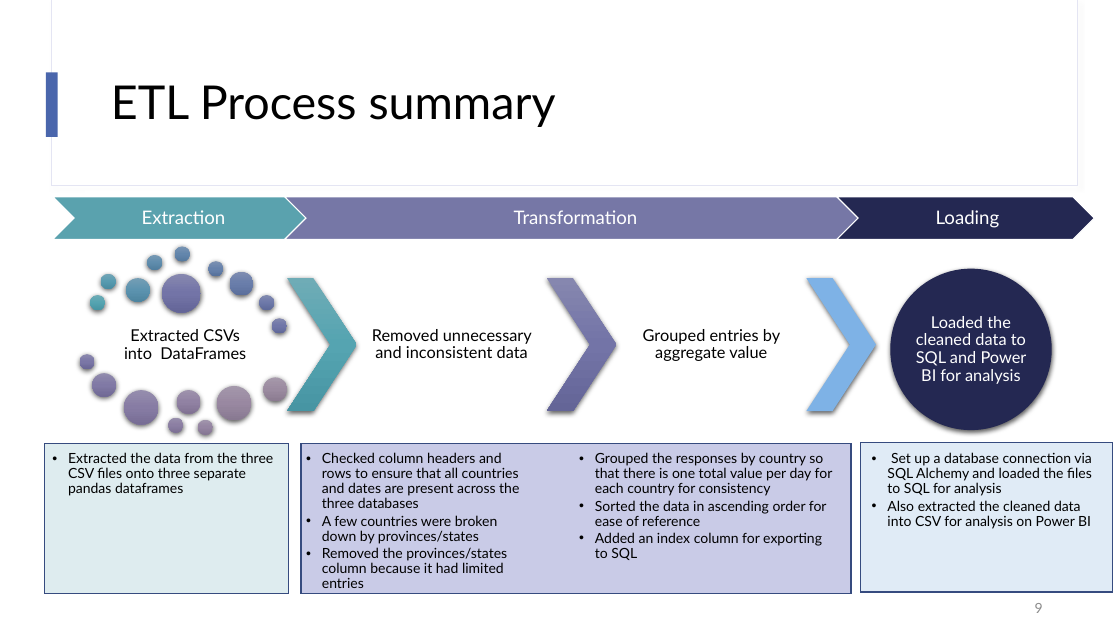
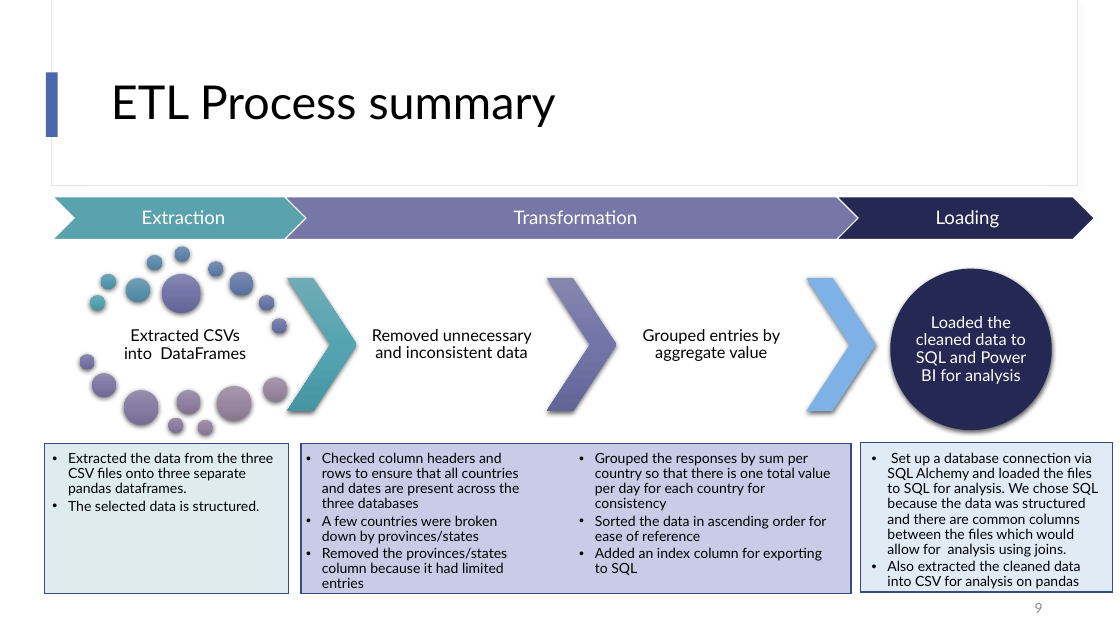
Before and after one commit to lujane-92/Project-2, a slide deck: slide 9 of ETL Project - Draft report.pptx. Drawn at 1120x630 pixels with LibreOffice and Linux fonts; fonts in the diff are those of the drawing. Boxes give left, top, right and bottom in pixels: in the first picture for what was removed or moved away, otherwise in the second. Text is boxed around its words. In the diff, an @@ line names an element or a change of style, - is before the commit and + after.

```diff
--- a/ETL Project - Draft report.pptx
+++ b/ETL Project - Draft report.pptx
@@ text at [68,452,273,511]: text changed @@
-  • Extracted the data from the three CSV files onto three separate pandas dataframes
+  • Extracted the data from the three CSV files onto three separate pandas dataframes.
+  • The selected data is structured.
@@ text at [595,452,830,511]: text changed @@
-  • Grouped the responses by country so that there is one total value per day for each country for consistency
+  • Grouped the responses by sum per country so that there is one total value per day for each country for consistency
@@ text at [887,452,1098,589]: text changed @@
-  • Set up a database connection via SQL Alchemy and loaded the files to SQL for analysis
-  • Also extracted the cleaned data into CSV for analysis on Power BI
+  • Set up a database connection via SQL Alchemy and loaded the files to SQL for analysis. We chose SQL because the data was structured and there are common columns between the files which would allow for analysis using joins.
+  • Also extracted the cleaned data into CSV for analysis on pandas
```
Also in this commit, not shown: 1 other slide changed, 12 other files.
